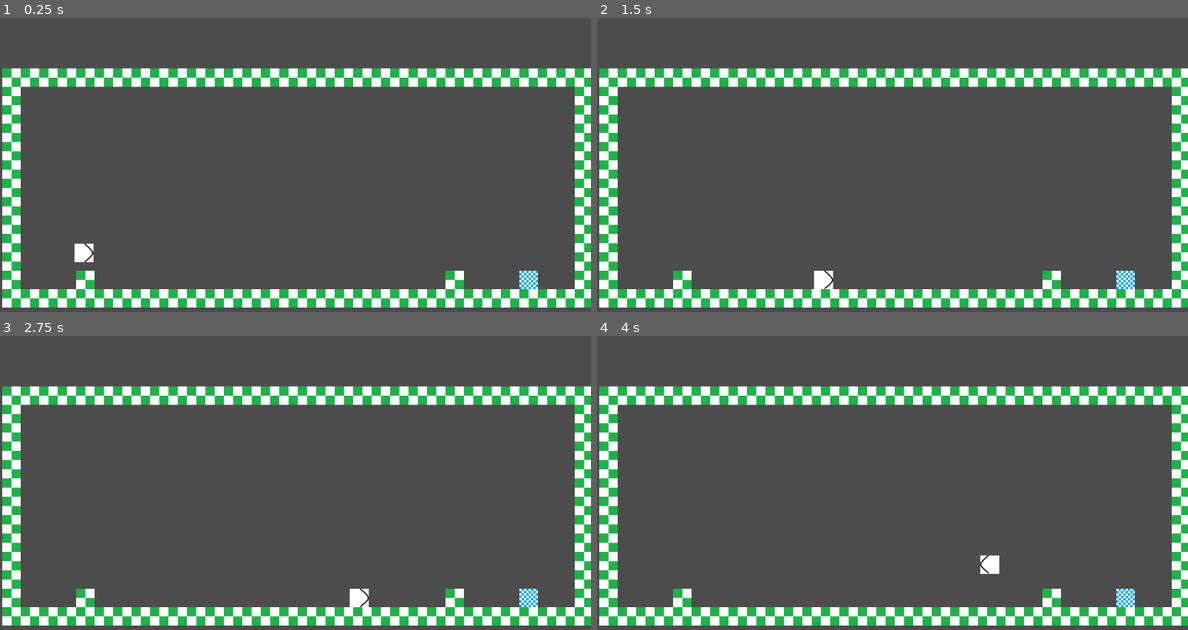
Above: before the commit, frames 1-4 (two rows, left to right).
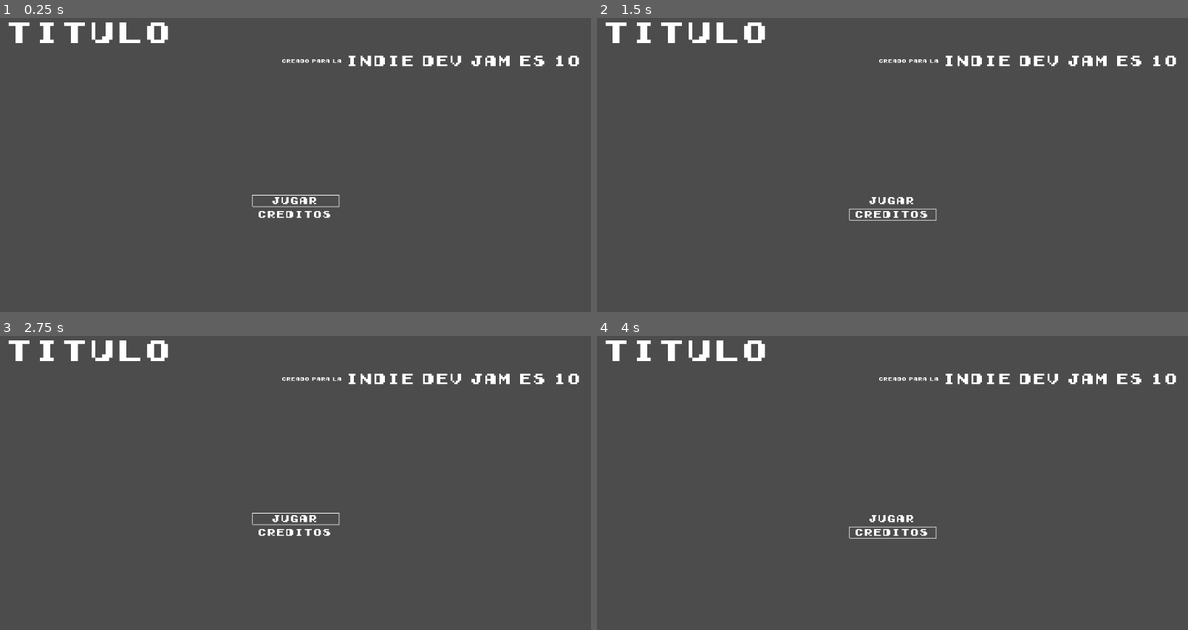
Above: after the commit, the same moments.

Repository: jjmontes/Indie-Dev-Jam-Es-10
Game: Godot game, scene res://Scenes/Game.tscn
Same seed, same stepped clock (60 frames per second), same inputs: the game is played once before the commit and once after it.
Inputs:
- Up to frame 1 (0.25 s): no input
- Up to frame 2 (1.5 s): hold Ctrl 0.53-1.28 s; hold Up (ui_up) from 0.53 s (still down); tap Space (ui_select) at 0.77 s; tap Ctrl at 1.35 s
- Up to frame 3 (2.75 s): tap Space (ui_select) at 1.52 s; release Up (ui_up) at 2.03 s; hold Down (ui_down) from 2.03 s (still down); hold Ctrl from 2.03 s (still down)
- Up to frame 4 (4 s): release Down (ui_down) at 2.78 s; release Ctrl at 2.78 s; hold Up (ui_up) from 2.78 s (still down); tap Ctrl at 2.85 s; tap Space (ui_select) at 3.02, 3.77 s; hold Ctrl from 3.53 s (still down)

The runs differ from the first frame. In frame 1, 20% of the frame differs, in the area x 0-100%, y 1-99%; in frame 2, 20%; in frame 3, 20%; in frame 4, 20%.

Commit message:
Se agrega menú princiapl al juego

Diff:
--- a/Scenes/Game.tscn
+++ b/Scenes/Game.tscn
@@ -4,3 +4,5 @@
 
 [node name="Game" type="Node2D"]
 script = ExtResource( 4 )
+
+[node name="CanvasLayer" type="CanvasLayer" parent="."]
--- a/Scripts/Game.gd
+++ b/Scripts/Game.gd
@@ -7,9 +7,11 @@
 	preload("res://Scenes/Levels/001.tscn"),
 	preload("res://Scenes/Levels/002.tscn"),
 ]
+var menuScene = preload("res://Scenes/Menu.tscn")
+var menu
 
 func _ready():
-	load_level(index_level)
+	load_menu()
 
 func _on_level_exit():
 	current_level.queue_free()
@@ -24,3 +26,16 @@
 	current_level.add_player(player.instance())
 	add_child(current_level)
 	index_level = index
+
+func load_menu():
+	menu = menuScene.instance()
+	menu.connect("option_play_selected", self, "_on_menu_option_play_selected")
+	menu.connect("option_credits_selected", self, "_on_menu_option_credits_selected")
+	$CanvasLayer.add_child(menu)
+
+func _on_menu_option_play_selected():
+	load_level(index_level)
+	menu.queue_free()
+
+func _on_menu_option_credits_selected():
+	print("Creditos")
